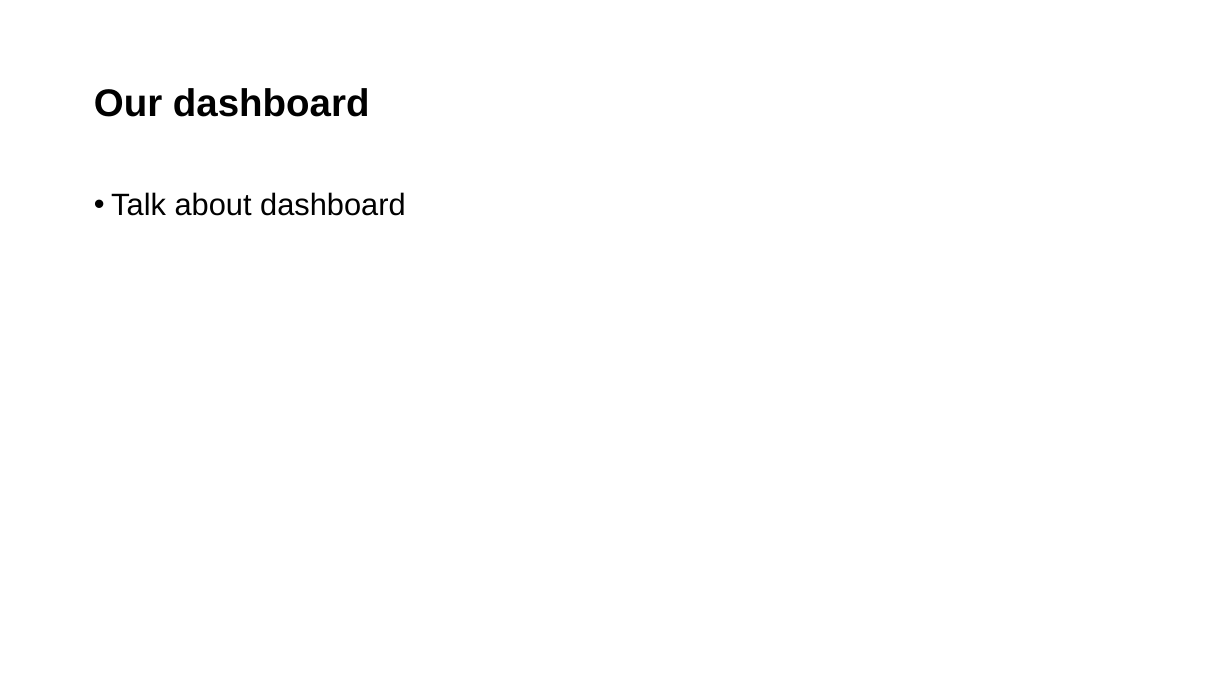
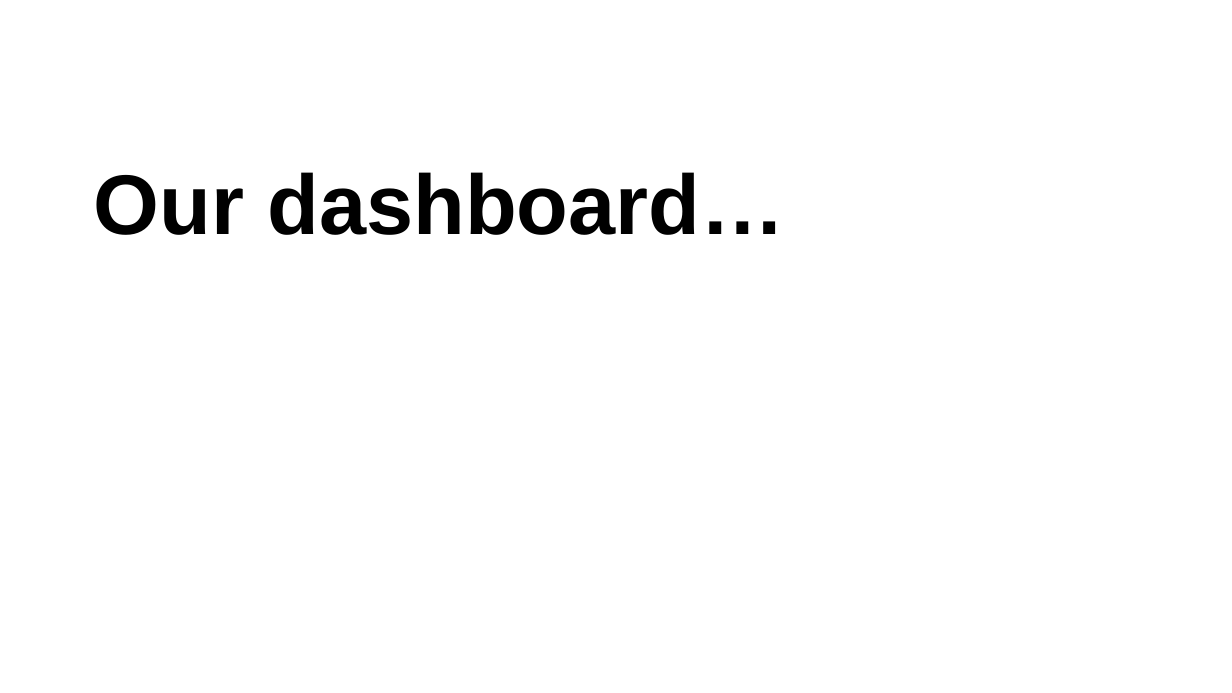
Before and after one commit to TomW49/phs_rshiny_dashboard_project, a slide deck: slide 6 of documentation/pres_phs.pptx. Drawn at 1232x693 pixels with LibreOffice and Linux fonts; fonts in the diff are those of the drawing; background and template pictures are left out. Boxes give left, top, right and bottom in pixels: in the first picture for what was removed or moved away, otherwise in the second. Text is boxed around its words. In the diff, an @@ line names an element or a change of style, - is before the commit and + after.

```diff
--- a/documentation/pres_phs.pptx
+++ b/documentation/pres_phs.pptx
@@ title at [94,172,785,235]: text changed; size 30 to 66 pt @@
-Our dashboard
+Our dashboard…
@@ text removed at [111,192,406,216] @@
-• Talk about dashboard
```
